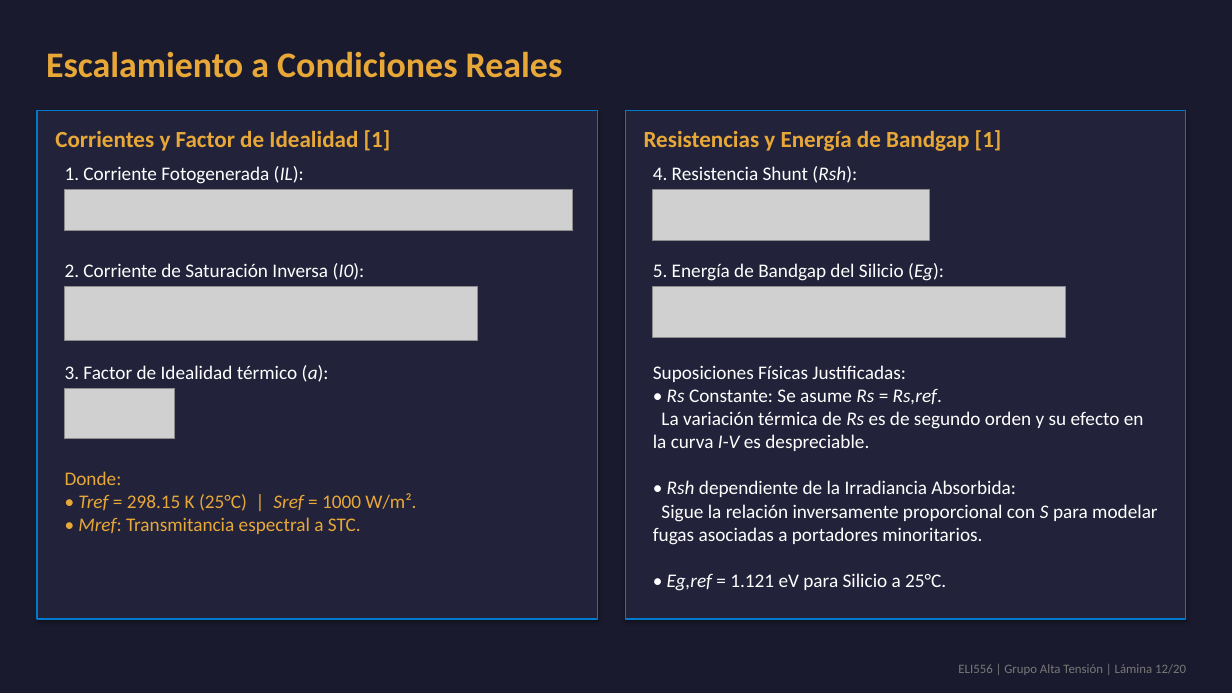
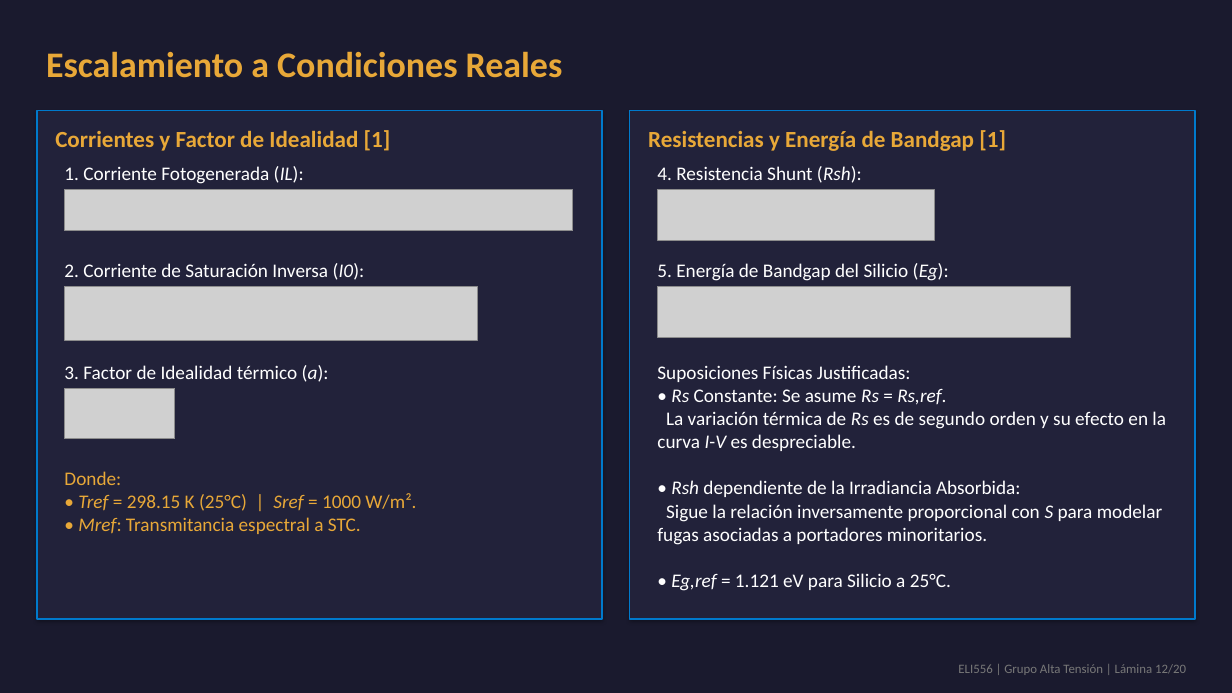
Before and after one commit to theChosen16/t2-paneles, a slide deck: slide 12 of output/Presentacion_Final_ELI556_Atacama.pptx. Drawn at 1232x693 pixels with LibreOffice and Linux fonts; fonts in the diff are those of the drawing; grey boxes stand for pictures. Boxes give left, top, right and bottom in pixels: in the first picture for what was removed or moved away, otherwise in the second. Text is boxed around its words. In the diff, an @@ line names an element or a change of style, - is before the commit and + after.

```diff
--- a/output/Presentacion_Final_ELI556_Atacama.pptx
+++ b/output/Presentacion_Final_ELI556_Atacama.pptx
@@ rectangle: place and size @@
-rectangle at (37,111,598,619)
+rectangle at (37,111,603,619)
@@ rectangle: place and size @@
-rectangle at (626,111,1187,619)
+rectangle at (630,111,1196,619)
@@ text "Resistencias y Energía de Bandgap ...": place and size @@
-text "Resistencias y Energía de Bandgap ..." at (644,130,1002,151)
+text "Resistencias y Energía de Bandgap ..." at (648,130,1006,151)
@@ text "4. Resistencia Shunt (Rsh):": place and size @@
-text "4. Resistencia Shunt (Rsh):" at (653,166,857,183)
+text "4. Resistencia Shunt (Rsh):" at (657,166,862,183)
@@ picture: place and size @@
-picture at (653,189,930,240)
+picture at (658,189,934,240)
@@ text "5. Energía de Bandgap del ...": place and size @@
-text "5. Energía de Bandgap del ..." at (653,263,944,281)
+text "5. Energía de Bandgap del ..." at (657,263,949,281)
@@ picture: place and size @@
-picture at (653,287,1066,337)
+picture at (658,287,1070,337)
@@ text "Suposiciones Físicas Justificadas:" rewrapped from (653,365,1157,591) to (657,365,1166,591) @@
```
Also in this commit, not shown: 12 other slides changed, 28 other files.
